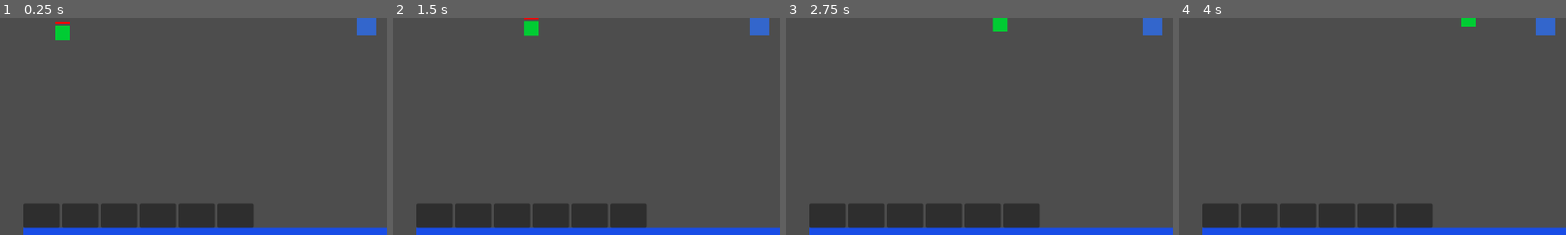
Above: before the commit, frames 1-4 (left to right).
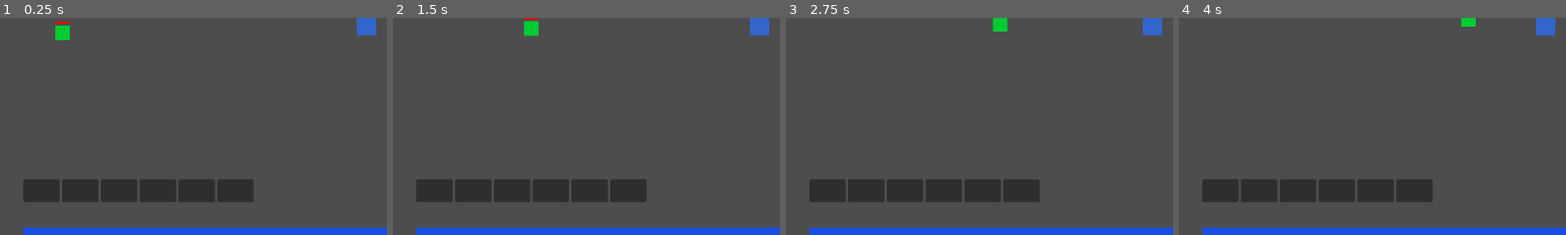
Above: after the commit, the same moments.

Repository: zhistokoepvpp-ctrl/hero-chaos
Game: Godot game, scene res://Scenes/Arena.tscn
Same seed, same stepped clock (60 frames per second), same inputs: the game is played once before the commit and once after it. This scene is started directly instead of the project's main scene.
Inputs (mouse positions are % of the whole screen's width and height, from its top left):
- Up to frame 1 (0.25 s): no input
- Up to frame 2 (1.5 s): tap Enter at 0.5 s; move the mouse to (72, 45) at 0.52 s; tap Q (ability_q) at 0.6 s; click (72, 45) at 0.67 s; drag from (30, 55) to (45, 70) at 1.27 s
- Up to frame 3 (2.75 s): move the mouse to (60, 28) at 2.02 s; tap B at 2.1 s; click (60, 28) at 2.17 s
- Up to frame 4 (4 s): drag from (45, 70) to (20, 35) at 2.77 s; move the mouse to (80, 65) at 3.52 s; tap Q (ability_q) at 3.6 s; click (80, 65) at 3.67 s
The pictures show only the part of the screen within x 0-50%, y 43-93%; the shares and areas given below are measured in that part.

The runs differ from the first frame. In frame 1, 12% of the frame differs, in the area x 6-66%, y 74-97%; in frame 2, 12%; in frame 3, 12%; in frame 4, 12%.

Commit message:
fix: UI layout overlap, items show in inv, lobby inv slots

Diff:
--- a/game/Scenes/Arena.tscn
+++ b/game/Scenes/Arena.tscn
@@ -172,9 +172,9 @@
 [node name="InvBox" type="HBoxContainer" parent="."]
 layout_mode = 0
 offset_left = 40
-offset_top = 620
-offset_right = 640
-offset_bottom = 660
+offset_top = 580
+offset_right = 640
+offset_bottom = 618
 
 [node name="Slot0" type="Panel" parent="InvBox"]
 custom_minimum_size = Vector2i(60, 36)
--- a/game/Scenes/Lobby.tscn
+++ b/game/Scenes/Lobby.tscn
@@ -204,3 +204,114 @@
 offset_right = 260
 offset_bottom = 200
 text = "+"
+
+[node name="LobbyInvBox" type="HBoxContainer" parent="."]
+layout_mode = 0
+offset_left = 40
+offset_top = 500
+offset_right = 640
+offset_bottom = 540
+
+[node name="LSlot0" type="Panel" parent="LobbyInvBox"]
+custom_minimum_size = Vector2i(60, 36)
+size = Vector2i(60, 36)
+color = Color(0.1, 0.1, 0.15, 0.8)
+
+[node name="LSlot0Label" type="Label" parent="LobbyInvBox/LSlot0"]
+layout_mode = 0
+offset_left = 2
+offset_top = 2
+offset_right = 58
+offset_bottom = 34
+text = ""
+theme_override_font_sizes/font_size = 10
+
+[node name="LSlot1" type="Panel" parent="LobbyInvBox"]
+layout_mode = 0
+offset_left = 70
+offset_top = 0
+offset_right = 130
+offset_bottom = 36
+custom_minimum_size = Vector2i(60, 36)
+color = Color(0.1, 0.1, 0.15, 0.8)
+
+[node name="LSlot1Label" type="Label" parent="LobbyInvBox/LSlot1"]
+layout_mode = 0
+offset_left = 2
+offset_top = 2
+offset_right = 58
+offset_bottom = 34
+text = ""
+theme_override_font_sizes/font_size = 10
+
+[node name="LSlot2" type="Panel" parent="LobbyInvBox"]
+layout_mode = 0
+offset_left = 140
+offset_top = 0
+offset_right = 200
+offset_bottom = 36
+custom_minimum_size = Vector2i(60, 36)
+color = Color(0.1, 0.1, 0.15, 0.8)
+
+[node name="LSlot2Label" type="Label" parent="LobbyInvBox/LSlot2"]
+layout_mode = 0
+offset_left = 2
+offset_top = 2
+offset_right = 58
+offset_bottom = 34
+text = ""
+theme_override_font_sizes/font_size = 10
+
+[node name="LSlot3" type="Panel" parent="LobbyInvBox"]
+layout_mode = 0
+offset_left = 210
+offset_top = 0
+offset_right = 270
+offset_bottom = 36
+custom_minimum_size = Vector2i(60, 36)
+color = Color(0.1, 0.1, 0.15, 0.8)
+
+[node name="LSlot3Label" type="Label" parent="LobbyInvBox/LSlot3"]
+layout_mode = 0
+offset_left = 2
+offset_top = 2
+offset_right = 58
+offset_bottom = 34
+text = ""
+theme_override_font_sizes/font_size = 10
+
+[node name="LSlot4" type="Panel" parent="LobbyInvBox"]
+layout_mode = 0
+offset_left = 280
+offset_top = 0
+offset_right = 340
+offset_bottom = 36
+custom_minimum_size = Vector2i(60, 36)
+color = Color(0.1, 0.1, 0.15, 0.8)
+
+[node name="LSlot4Label" type="Label" parent="LobbyInvBox/LSlot4"]
+layout_mode = 0
+offset_left = 2
+offset_top = 2
+offset_right = 58
+offset_bottom = 34
+text = ""
+theme_override_font_sizes/font_size = 10
+
+[node name="LSlot5" type="Panel" parent="LobbyInvBox"]
+layout_mode = 0
+offset_left = 350
+offset_top = 0
+offset_right = 410
+offset_bottom = 36
+custom_minimum_size = Vector2i(60, 36)
+color = Color(0.1, 0.1, 0.15, 0.8)
+
+[node name="LSlot5Label" type="Label" parent="LobbyInvBox/LSlot5"]
+layout_mode = 0
+offset_left = 2
+offset_top = 2
+offset_right = 58
+offset_bottom = 34
+text = ""
+theme_override_font_sizes/font_size = 10
--- a/game/Scripts/Global/ItemDatabase.gd
+++ b/game/Scripts/Global/ItemDatabase.gd
@@ -38,7 +38,15 @@
 	recipes[110] = {"result": {"name": "Arcane Crown", "effects": {"abl_dmg": 40, "cooldown_reduction": 0.15, "mana_regen": 2}}, "components": [8, 11, 14], "combine_cost": 80}
 
 func get_item(item_id: int) -> Dictionary:
-	return items.get(item_id, {})
+	if items.has(item_id):
+		return items[item_id]
+	if recipes.has(item_id):
+		return recipes[item_id].result
+	return {}
+
+func get_item_name(item_id: int) -> String:
+	var item = get_item(item_id)
+	return item.get("name", "Item #%d" % item_id)
 
 func get_recipe(recipe_id: int) -> Dictionary:
 	return recipes.get(recipe_id, {})
--- a/game/Scripts/UI/ArenaUI.gd
+++ b/game/Scripts/UI/ArenaUI.gd
@@ -279,8 +279,7 @@
 
 	for i in range(6):
 		if i < p.inventory.size():
-			var item = ItemDatabase.get_item(p.inventory[i])
-			inv_slots[i].text = item.get("name", "") if not item.is_empty() else ""
+			inv_slots[i].text = ItemDatabase.get_item_name(p.inventory[i])
 		else:
 			inv_slots[i].text = ""
 
--- a/game/Scripts/UI/LobbyUI.gd
+++ b/game/Scripts/UI/LobbyUI.gd
@@ -24,6 +24,15 @@
 @onready var attr_str_btn: Button = $AttrPanel/AttrStrBtn
 @onready var attr_agi_btn: Button = $AttrPanel/AttrAgiBtn
 @onready var attr_int_btn: Button = $AttrPanel/AttrIntBtn
+
+@onready var lobby_inv_slots: Array = [
+	$LobbyInvBox/LSlot0/LSlot0Label,
+	$LobbyInvBox/LSlot1/LSlot1Label,
+	$LobbyInvBox/LSlot2/LSlot2Label,
+	$LobbyInvBox/LSlot3/LSlot3Label,
+	$LobbyInvBox/LSlot4/LSlot4Label,
+	$LobbyInvBox/LSlot5/LSlot5Label
+]
 
 var is_ready: bool = false
 var _move_target: Vector2 = Vector2.ZERO
@@ -65,6 +74,7 @@
 		timer_label.text = "%02d:%02d" % [t / 60, t % 60]
 		wave_label.text = "Wave: %d" % (GameManager.current_wave + 1)
 		_update_player_list()
+		_update_inv_slots()
 
 	if _is_moving and not shop_panel.visible and not attr_panel.visible:
 		var dir = (_move_target - hero_rect.position)
@@ -234,6 +244,18 @@
 	p.agi_attr += 1
 	_refresh_attr()
 
+func _update_inv_slots():
+	var p = GameManager.players.get(GameManager.local_player_id)
+	if not p:
+		for i in range(6):
+			lobby_inv_slots[i].text = ""
+		return
+	for i in range(6):
+		if i < p.inventory.size():
+			lobby_inv_slots[i].text = ItemDatabase.get_item_name(p.inventory[i])
+		else:
+			lobby_inv_slots[i].text = ""
+
 func _add_int():
 	var p = GameManager.players.get(GameManager.local_player_id)
 	if not p or p.free_attr_points <= 0:
